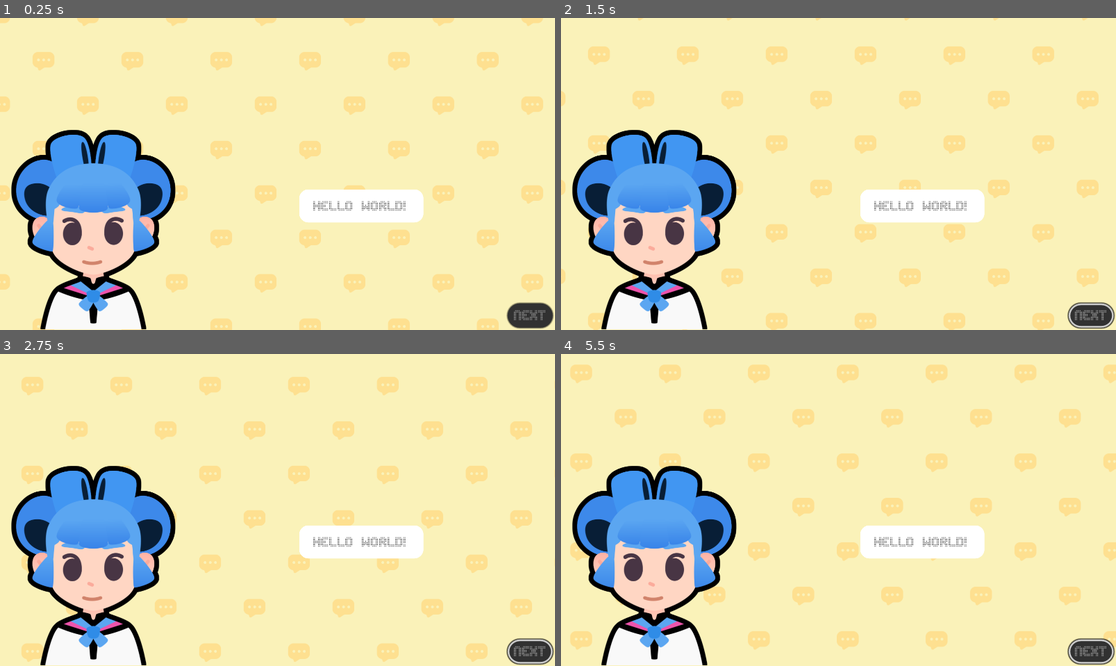
Above: before the commit, frames 1-4 (two rows, left to right).
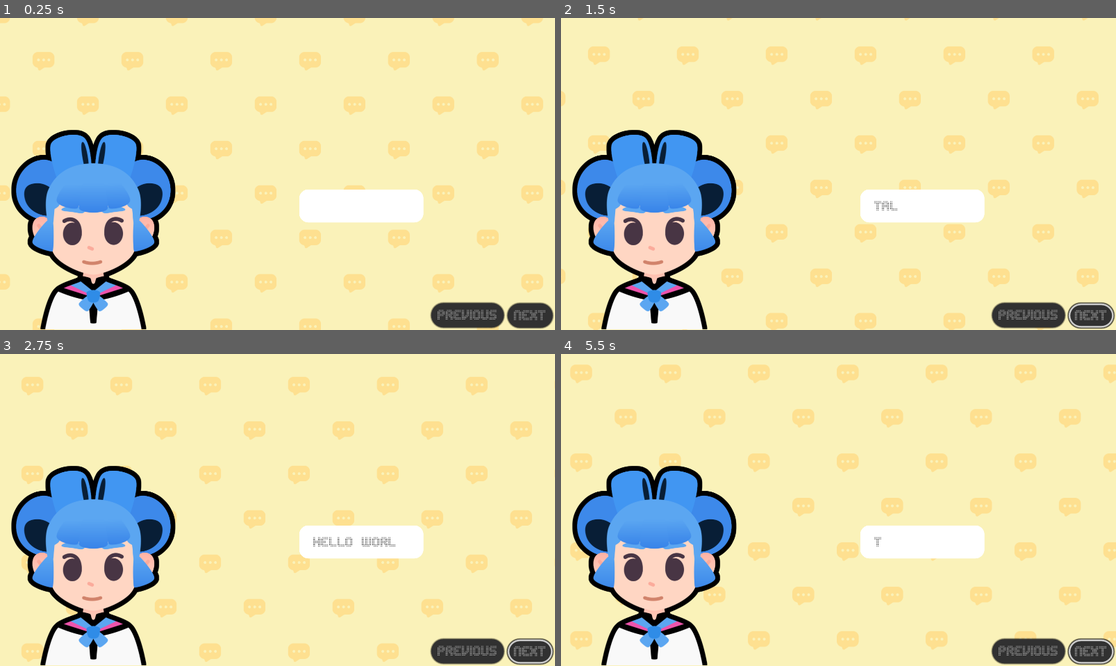
Above: after the commit, the same moments.

Repository: JL-r126/GodotModule7
Game: Godot game, scene res://Dialogue.tscn
The game is run twice, just before and just after one commit, with the same random seed, the same clock (stepped at 60 frames per second) and the same inputs. Before the commit the project starts from res://control.tscn. Sound files missing from this copy of the repository are replaced by a short silence.
Inputs (mouse positions are in pixels of both pictures, inside the frame that each line leads up to):
- Up to frame 1 (0.25 s): no input
- Up to frame 2 (1.5 s): click (1027, 314) at 0.5 s, where only the run after the commit has a clickable "previous"; click "next" at 1.25 s
- Up to frame 3 (2.75 s): click "next" at 2 s
- Up to frame 4 (5.5 s): tap Enter at 2.75 s; move the mouse to (960, 494) at 2.77 s; hold D (move_right) 2.78-3.53 s; tap Z every 0.75 s from 2.85 to 5.1 s; click (960, 494) at 2.92 s; tap Space at 3.02, 3.77, 5.27 s; move the mouse to (727, 525) at 3.52 s; hold S (move_down) 3.53-4.28 s; move the mouse to (894, 441) at 4.27 s; hold D (move_right) 4.28-5.03 s; move the mouse to (810, 572) at 5.02 s; hold W (move_up) from 5.03 s (still down); click (810, 572) at 5.17 s

The runs differ from the first frame. In frame 1, 1.2% of the frame differs, in the area x 56-91%, y 58-100%; in frame 2, 1.2%; in frame 3, 1.1%; in frame 4, 1.2%.

Commit message:
Changes to be committed: 	new file:   .godot/editor/Dialogue.gd-folding-109aa939127303f9d440344ac4e0a6c1.cfg 	modified:   .godot/editor/control.tscn-editstate-e66311c87c39ec8c25379305b5ae724b.cfg 	modified:   .godot/editor/control.tscn-folding-e66311c87c39ec8c25379305b5ae724b.cfg

Diff:
--- /dev/null
+++ b/Dialogue.gd
@@ -0,0 +1,43 @@
+extends Control
+
+@onready var rich_text_label: RichTextLabel = %RichTextLabel
+@onready var next_button: Button = %nextButton
+@onready var previous_button: Button = %previousButton
+@onready var audio_stream_player: AudioStreamPlayer = %AudioStreamPlayer
+
+var dialogue_items: Array[String] = [
+	"talk",
+	"hello world",
+	"this is code"
+]
+
+var current_item_index := 0
+
+func show_text() -> void:
+	var current_item := dialogue_items[current_item_index]
+	rich_text_label.text = current_item
+	rich_text_label.visible_ratio = 0.0
+	var tween := create_tween()
+	var text_appearing_duration := 1.2
+	tween.tween_property(rich_text_label, "visible_ratio", 1.0, text_appearing_duration)
+	var sound_max_offset := audio_stream_player.stream.get_length() - text_appearing_duration
+	var sound_start_position := randf() * sound_max_offset
+	audio_stream_player.play(sound_start_position)
+	tween.finished.connect(audio_stream_player.stop)
+
+func _ready() -> void:
+	show_text()
+	next_button.pressed.connect(advance)
+	previous_button.pressed.connect(previous)
+
+func advance() -> void:
+	current_item_index += 1
+	if current_item_index == dialogue_items.size():
+		current_item_index = 0
+	show_text()
+
+func previous() -> void:
+	current_item_index -= 1
+	if current_item_index == -1:
+		current_item_index = dialogue_items.size() - 1
+	show_text()
--- a/control.tscn
+++ b/Dialogue.tscn
@@ -1,10 +1,12 @@
-[gd_scene load_steps=7 format=3 uid="uid://e5ycpsjrg0jl"]
+[gd_scene load_steps=9 format=3 uid="uid://e5ycpsjrg0jl"]
 
 [ext_resource type="Shader" uid="uid://cs15e2hgd2lan" path="res://assets/sliding_background.gdshader" id="1_62e2m"]
 [ext_resource type="Theme" uid="uid://dff5vdo8oyrxt" path="res://lessons/main_theme.tres" id="1_kbped"]
+[ext_resource type="Script" uid="uid://cq2o44y8uaxpm" path="res://Dialogue.gd" id="2_fj5cn"]
 [ext_resource type="Texture2D" uid="uid://bnly1gkbxw6b5" path="res://assets/bubble_pattern.png" id="2_qtu10"]
 [ext_resource type="Texture2D" uid="uid://copkt78vgp37i" path="res://assets/sophia.png" id="3_qtu10"]
 [ext_resource type="Texture2D" uid="uid://d000xjtr4iqtk" path="res://assets/emotion_regular.png" id="4_ee4bf"]
+[ext_resource type="AudioStream" uid="uid://bafjgt7eu3x5a" path="res://assets/talking_synth.ogg" id="7_iy58a"]
 
 [sub_resource type="ShaderMaterial" id="ShaderMaterial_ee4bf"]
 shader = ExtResource("1_62e2m")
@@ -13,7 +15,7 @@
 shader_parameter/pattern_color = Color(0.99607843, 0.8784314, 0.5647059, 1)
 shader_parameter/pattern_size = 256.0
 
-[node name="dialogue" type="Control"]
+[node name="Dialogue" type="Control"]
 layout_mode = 3
 anchors_preset = 15
 anchor_right = 1.0
@@ -22,6 +24,7 @@
 grow_vertical = 2
 size_flags_horizontal = 4
 theme = ExtResource("1_kbped")
+script = ExtResource("2_fj5cn")
 
 [node name="background" type="ColorRect" parent="."]
 material = SubResource("ShaderMaterial_ee4bf")
@@ -75,6 +78,7 @@
 fit_content = true
 
 [node name="nextButton" type="Button" parent="."]
+unique_name_in_owner = true
 layout_mode = 1
 anchors_preset = 3
 anchor_left = 1.0
@@ -89,3 +93,23 @@
 grow_vertical = 0
 text = "next
 "
+
+[node name="previousButton" type="Button" parent="."]
+unique_name_in_owner = true
+layout_mode = 1
+anchors_preset = 3
+anchor_left = 1.0
+anchor_top = 1.0
+anchor_right = 1.0
+anchor_bottom = 1.0
+offset_left = -428.0
+offset_top = -93.0
+offset_right = -177.0
+offset_bottom = -9.0
+grow_horizontal = 0
+grow_vertical = 0
+text = "previous"
+
+[node name="AudioStreamPlayer" type="AudioStreamPlayer" parent="."]
+unique_name_in_owner = true
+stream = ExtResource("7_iy58a")
--- /dev/null
+++ b/expressions.gd
@@ -0,0 +1,33 @@
+extends Control
+
+@onready var body: TextureRect = %body
+@onready var expression: TextureRect = %expression
+@onready var v_box_container: VBoxContainer = %VBoxContainer
+@onready var h_box_container: HBoxContainer = %HBoxContainer
+@onready var sophia: Button = %Sophia
+@onready var pink: Button = %Pink
+@onready var angry: Button = %angry
+@onready var h_box_container_2: HBoxContainer = %HBoxContainer2
+@onready var regular: Button = %regular
+@onready var happy: Button = %happy
+@onready var sad: Button = %sad
+@onready var color_picker_button: ColorPickerButton = %ColorPickerButton
+
+var bodies: Dictionary[String, Texture2D] = {
+	"sophia": preload("res://assets/sophia.png"),
+	"pink": preload("res://assets/pink.png")
+}
+
+var expressions: Dictionary[String, Texture2D] = {
+	"happy": preload("res://assets/emotion_happy.png"),
+	"regular": preload("res://assets/emotion_regular.png"),
+	"sad": preload("res://assets/emotion_sad.png"),
+	"angry": preload("res://assets/extras/emotion_angry.png"),
+}
+
+func _ready() -> void:
+	body.texture = bodies["pink"]
+	expression.texture = expressions["happy"]
+
+func _process(_delta: float) -> void:
+	body.modulate = color_picker_button.color
--- /dev/null
+++ b/expressions.tscn
@@ -0,0 +1,117 @@
+[gd_scene load_steps=8 format=3 uid="uid://buuvmd4loey7c"]
+
+[ext_resource type="Theme" uid="uid://dff5vdo8oyrxt" path="res://lessons/main_theme.tres" id="1_2ose3"]
+[ext_resource type="Script" uid="uid://dntaj8kgiqs0e" path="res://expressions.gd" id="2_0360b"]
+[ext_resource type="Shader" uid="uid://cs15e2hgd2lan" path="res://assets/sliding_background.gdshader" id="3_3lcr7"]
+[ext_resource type="Texture2D" uid="uid://bnly1gkbxw6b5" path="res://assets/bubble_pattern.png" id="4_ofruo"]
+[ext_resource type="Texture2D" uid="uid://copkt78vgp37i" path="res://assets/sophia.png" id="5_mgwxf"]
+[ext_resource type="Texture2D" uid="uid://d000xjtr4iqtk" path="res://assets/emotion_regular.png" id="6_d0dyi"]
+
+[sub_resource type="ShaderMaterial" id="ShaderMaterial_ee4bf"]
+shader = ExtResource("3_3lcr7")
+shader_parameter/pattern_sampler = ExtResource("4_ofruo")
+shader_parameter/bg_color = Color(0.98039216, 0.9490196, 0.7254902, 1)
+shader_parameter/pattern_color = Color(0.99607843, 0.8784314, 0.5647059, 1)
+shader_parameter/pattern_size = 256.0
+
+[node name="Dialogue" type="Control"]
+layout_mode = 3
+anchors_preset = 15
+anchor_right = 1.0
+anchor_bottom = 1.0
+grow_horizontal = 2
+grow_vertical = 2
+size_flags_horizontal = 4
+theme = ExtResource("1_2ose3")
+script = ExtResource("2_0360b")
+
+[node name="background" type="ColorRect" parent="."]
+material = SubResource("ShaderMaterial_ee4bf")
+layout_mode = 1
+anchors_preset = 15
+anchor_right = 1.0
+anchor_bottom = 1.0
+grow_horizontal = 2
+grow_vertical = 2
+
+[node name="body" type="TextureRect" parent="."]
+unique_name_in_owner = true
+layout_mode = 1
+anchors_preset = 15
+anchor_right = 1.0
+anchor_bottom = 1.0
+grow_horizontal = 2
+grow_vertical = 2
+texture = ExtResource("5_mgwxf")
+expand_mode = 1
+stretch_mode = 5
+
+[node name="expression" type="TextureRect" parent="body"]
+unique_name_in_owner = true
+layout_mode = 1
+anchors_preset = 15
+anchor_right = 1.0
+anchor_bottom = 1.0
+offset_left = 585.0
+offset_top = 236.0
+offset_right = -602.0
+offset_bottom = -141.0
+grow_horizontal = 2
+grow_vertical = 2
+texture = ExtResource("6_d0dyi")
+expand_mode = 1
+stretch_mode = 6
+
+[node name="VBoxContainer" type="VBoxContainer" parent="."]
+unique_name_in_owner = true
+layout_mode = 0
+offset_left = 30.0
+offset_top = 33.0
+offset_right = 591.0
+offset_bottom = 205.0
+metadata/_edit_group_ = true
+
+[node name="HBoxContainer" type="HBoxContainer" parent="VBoxContainer"]
+unique_name_in_owner = true
+layout_mode = 2
+
+[node name="Sophia" type="Button" parent="VBoxContainer/HBoxContainer"]
+unique_name_in_owner = true
+layout_mode = 2
+text = "Sophia
+"
+
+[node name="Pink" type="Button" parent="VBoxContainer/HBoxContainer"]
+unique_name_in_owner = true
+layout_mode = 2
+text = "Pink"
+
+[node name="angry" type="Button" parent="VBoxContainer/HBoxContainer"]
+unique_name_in_owner = true
+layout_mode = 2
+text = "Angry"
+
+[node name="HBoxContainer2" type="HBoxContainer" parent="VBoxContainer"]
+unique_name_in_owner = true
+layout_mode = 2
+
+[node name="regular" type="Button" parent="VBoxContainer/HBoxContainer2"]
+unique_name_in_owner = true
+layout_mode = 2
+text = "Regular
+"
+
+[node name="happy" type="Button" parent="VBoxContainer/HBoxContainer2"]
+unique_name_in_owner = true
+layout_mode = 2
+text = "Happy"
+
+[node name="sad" type="Button" parent="VBoxContainer/HBoxContainer2"]
+unique_name_in_owner = true
+layout_mode = 2
+text = "Sad"
+
+[node name="ColorPickerButton" type="ColorPickerButton" parent="VBoxContainer"]
+unique_name_in_owner = true
+layout_mode = 2
+color = Color(1, 1, 1, 1)
--- a/lessons/main_theme.tres
+++ b/lessons/main_theme.tres
@@ -100,6 +100,7 @@
 Button/styles/hover = SubResource("StyleBoxFlat_ulena")
 Button/styles/normal = ExtResource("1_ei3wx")
 Button/styles/pressed = SubResource("StyleBoxFlat_aaryr")
+HBoxContainer/constants/separation = 12
 RichTextLabel/colors/default_color = Color(0, 0, 0, 1)
 RichTextLabel/colors/font_outline_color = Color(0, 0, 0, 1)
 RichTextLabel/colors/font_selected_color = Color(0, 0, 0, 0)
@@ -128,3 +129,4 @@
 RichTextLabel/icons/horizontal_rule = SubResource("ImageTexture_jktrv")
 RichTextLabel/styles/focus = SubResource("StyleBoxFlat_f1362")
 RichTextLabel/styles/normal = SubResource("StyleBoxFlat_a4fo1")
+VBoxContainer/constants/separation = 12
--- a/practices/L5.P1.pick_correct_response/pick_correct_response.gd
+++ b/practices/L5.P1.pick_correct_response/pick_correct_response.gd
@@ -8,7 +8,7 @@
 	"Nature doesn't have a code review process.",
 ]
 # change this to point at the correct item: "It has too many bugs!"
-var item_index := 0
+var item_index := 2
 
 @onready var response_label: Label = %responseLabel
 
--- a/practices/L5.P2.text_slideshow/text_slideshow.gd
+++ b/practices/L5.P2.text_slideshow/text_slideshow.gd
@@ -20,12 +20,14 @@
 
 func show_text() -> void:
 	# Make sure to display the text
-	pass
+	var index = item_index
+	rich_text_label.text = items[index]
 
 
 # Increments the index each time is called.
 func advance() -> void:
-	# make sure to increment the `item_index`
+	item_index += 1
 	if item_index >= items.size():
 		item_index = 0
+	show_text()
 	# Don't forget to call the show_text function
--- a/practices/L5.P2.text_slideshow/text_slideshow.tscn
+++ b/practices/L5.P2.text_slideshow/text_slideshow.tscn
@@ -1,12 +1,13 @@
-[gd_scene load_steps=4 format=3]
+[gd_scene load_steps=4 format=3 uid="uid://br7ptlsep8jox"]
 
-[ext_resource type="Material" path="res://practices/L6.P1.poetry/assets/practice_background_material.tres" id="1_agef0"]
-[ext_resource type="Theme" path="res://practices/L5.P2.text_slideshow/assets/practice_exercises_theme.tres" id="2_2sdfe"]
-[ext_resource type="Script" path="res://practices/L5.P2.text_slideshow/text_slideshow.gd" id="3_40oyr"]
+[ext_resource type="Material" uid="uid://blciib2n6bpvf" path="res://practices/L6.P1.poetry/assets/practice_background_material.tres" id="1_agef0"]
+[ext_resource type="Theme" uid="uid://bnmph65g7q2l3" path="res://practices/L5.P2.text_slideshow/assets/practice_exercises_theme.tres" id="2_2sdfe"]
+[ext_resource type="Script" uid="uid://cxlvyqu0ge7v7" path="res://practices/L5.P2.text_slideshow/text_slideshow.gd" id="3_40oyr"]
 
 [node name="TextSlideshow" type="ColorRect"]
 material = ExtResource("1_agef0")
 custom_minimum_size = Vector2(1920, 1080)
+anchors_preset = 15
 anchor_right = 1.0
 anchor_bottom = 1.0
 grow_horizontal = 2
--- a/practices/L6.P1.poetry/poetry.gd
+++ b/practices/L6.P1.poetry/poetry.gd
@@ -20,5 +20,10 @@
 
 func _ready() -> void:
 	rich_text_label.text = lines
+	var current_item := lines
+	rich_text_label.text = current_item
+	rich_text_label.visible_ratio = 0.0
+	var tween := create_tween()
+	tween.tween_property(rich_text_label, "visible_ratio", 1.0, appearance_time)
 	# Make sure to start the visible ratio at 0
 	# Create a tween, and grow the visible ratio to 1 over appearance_time
--- a/practices/L6.P1.poetry/poetry.tscn
+++ b/practices/L6.P1.poetry/poetry.tscn
@@ -1,12 +1,13 @@
-[gd_scene load_steps=4 format=3]
+[gd_scene load_steps=4 format=3 uid="uid://clvpxew20r0ju"]
 
-[ext_resource type="Material" path="res://practices/L6.P1.poetry/assets/practice_background_material.tres" id="1_4bdlg"]
-[ext_resource type="Theme" path="res://practices/L6.P1.poetry/assets/practice_exercises_theme.tres" id="2_6ni1p"]
-[ext_resource type="Script" path="res://practices/L6.P1.poetry/poetry.gd" id="3_j8xat"]
+[ext_resource type="Material" uid="uid://blciib2n6bpvf" path="res://practices/L6.P1.poetry/assets/practice_background_material.tres" id="1_4bdlg"]
+[ext_resource type="Theme" uid="uid://dt2geayaiwfiv" path="res://practices/L6.P1.poetry/assets/practice_exercises_theme.tres" id="2_6ni1p"]
+[ext_resource type="Script" uid="uid://bvu6vqhcaoba5" path="res://practices/L6.P1.poetry/poetry.gd" id="3_j8xat"]
 
 [node name="Poetry" type="ColorRect"]
 material = ExtResource("1_4bdlg")
 custom_minimum_size = Vector2(960, 540)
+anchors_preset = 15
 anchor_right = 1.0
 anchor_bottom = 1.0
 grow_horizontal = 2
--- a/practices/L6.P2.typewriter/typewriter.gd
+++ b/practices/L6.P2.typewriter/typewriter.gd
@@ -23,7 +23,12 @@
 
 func _ready() -> void:
 	rich_text_label.text = lines
-	# Set the text's `visible_ratio` back to `0`
-	# Make sure you animate the `visible_ratio` over `appearance_time`
-	# Start playing the sound
-	# And also remember to stop it!
+	var current_item := lines
+	rich_text_label.text = current_item
+	rich_text_label.visible_ratio = 0.0
+	var tween := create_tween()
+	tween.tween_property(rich_text_label, "visible_ratio", 1.0, appearance_time)
+	var sound_max_offset := audio_stream_player.stream.get_length() - appearance_time
+	var sound_start_position := randf() * sound_max_offset
+	audio_stream_player.play(sound_start_position)
+	tween.finished.connect(audio_stream_player.stop)
--- a/practices/L6.P2.typewriter/typewriter.tscn
+++ b/practices/L6.P2.typewriter/typewriter.tscn
@@ -1,13 +1,14 @@
-[gd_scene load_steps=5 format=3]
+[gd_scene load_steps=5 format=3 uid="uid://b8hpu5038csv5"]
 
-[ext_resource type="Material" path="res://practices/L6.P2.typewriter/assets/practice_background_material.tres" id="1_ia7p2"]
-[ext_resource type="Theme" path="res://practices/L6.P2.typewriter/assets/practice_exercises_theme.tres" id="2_ib24g"]
-[ext_resource type="Script" path="res://practices/L6.P2.typewriter/typewriter.gd" id="3_v80jw"]
-[ext_resource type="AudioStream" path="res://practices/L6.P2.typewriter/assets/human_vel-002.wav" id="4_ioh4f"]
+[ext_resource type="Material" uid="uid://dmef1amrv175m" path="res://practices/L6.P2.typewriter/assets/practice_background_material.tres" id="1_ia7p2"]
+[ext_resource type="Theme" uid="uid://v0dvpkkl7lel" path="res://practices/L6.P2.typewriter/assets/practice_exercises_theme.tres" id="2_ib24g"]
+[ext_resource type="Script" uid="uid://bkfjuqu0k7h58" path="res://practices/L6.P2.typewriter/typewriter.gd" id="3_v80jw"]
+[ext_resource type="AudioStream" uid="uid://lediykc1phcl" path="res://practices/L6.P2.typewriter/assets/human_vel-002.wav" id="4_ioh4f"]
 
 [node name="Typewriter" type="ColorRect"]
 material = ExtResource("1_ia7p2")
 custom_minimum_size = Vector2(960, 540)
+anchors_preset = 15
 anchor_right = 1.0
 anchor_bottom = 1.0
 grow_horizontal = 2
Not shown, added: Dialogue.gd.uid
Not shown, added: expressions.gd.uid
Not shown: 2 places in lessons/main_theme.tres that only renumber resources
